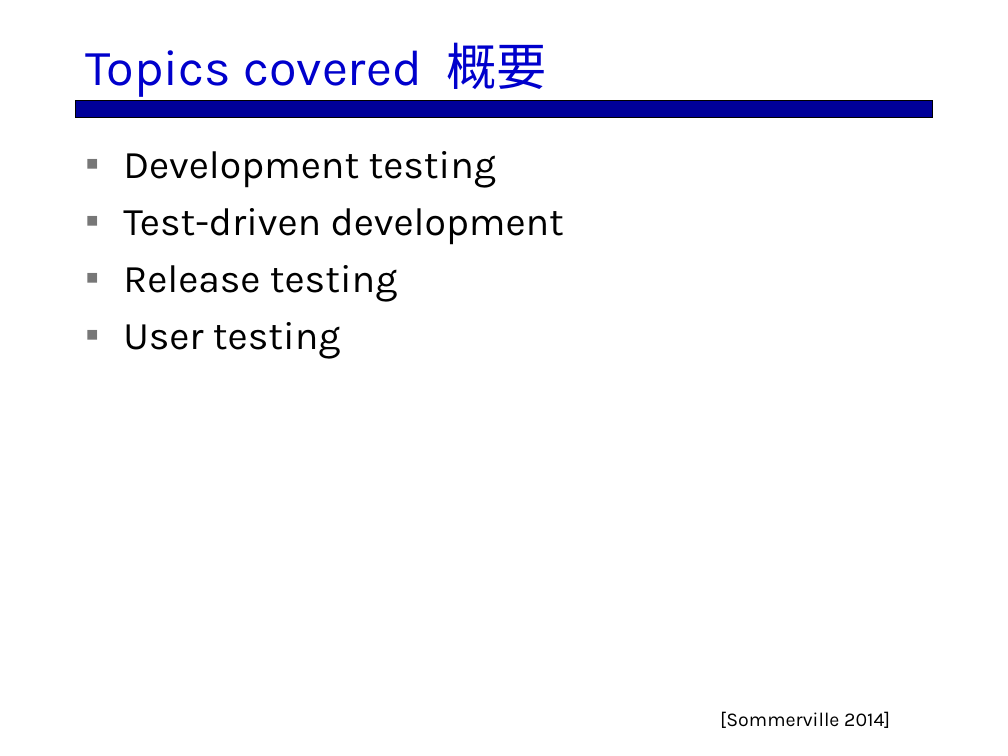
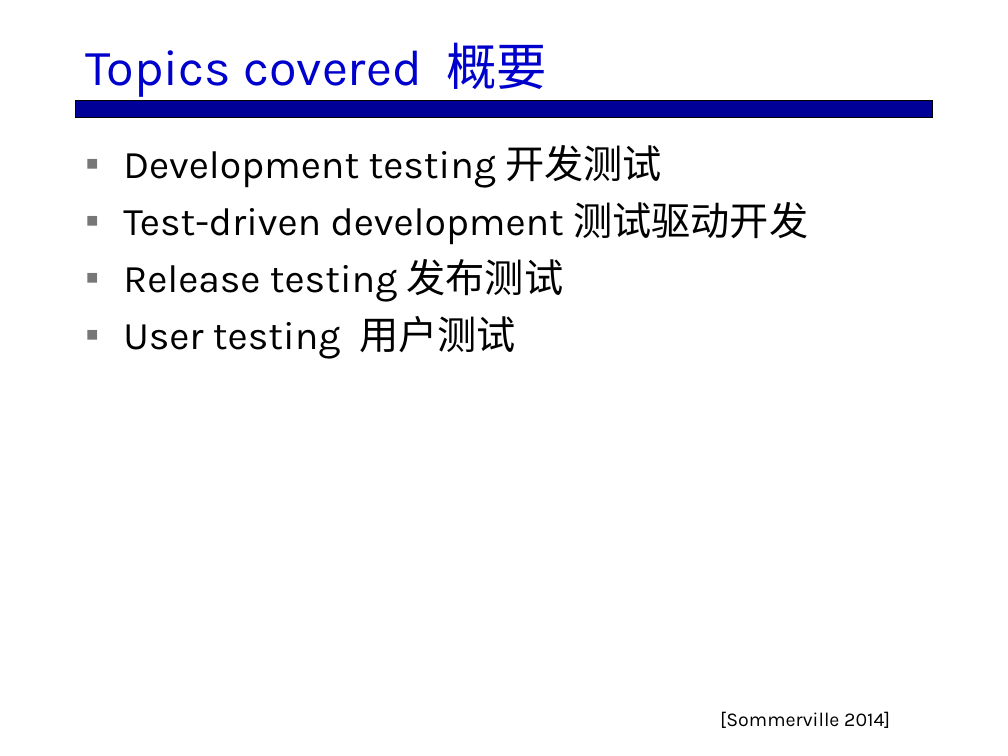
Before and after one commit to smoothplans/Software-Engineering, a slide deck: slide 59 of SWE-PPT/lecture10_sqm_test.ppt. Drawn at 1008x756 pixels with LibreOffice and Linux fonts; fonts in the diff are those of the drawing. Boxes give left, top, right and bottom in pixels: in the first picture for what was removed or moved away, otherwise in the second. Text is boxed around its words. In the diff, an @@ line names an element or a change of style, - is before the commit and + after.

Commit message:
Update SWE-PPT/lecture10_sqm_test.ppt
update lecture10

```diff
--- a/SWE-PPT/lecture10_sqm_test.ppt
+++ b/SWE-PPT/lecture10_sqm_test.ppt
@@ text at <box>123,145,808,359</box>: text changed @@
-▪ Development testing
-▪ Test-driven development
-▪ Release testing
-▪ User testing
+▪ Development testing 开发测试
+▪ Test-driven development 测试驱动开发
+▪ Release testing 发布测试
+▪ User testing 用户测试
```
